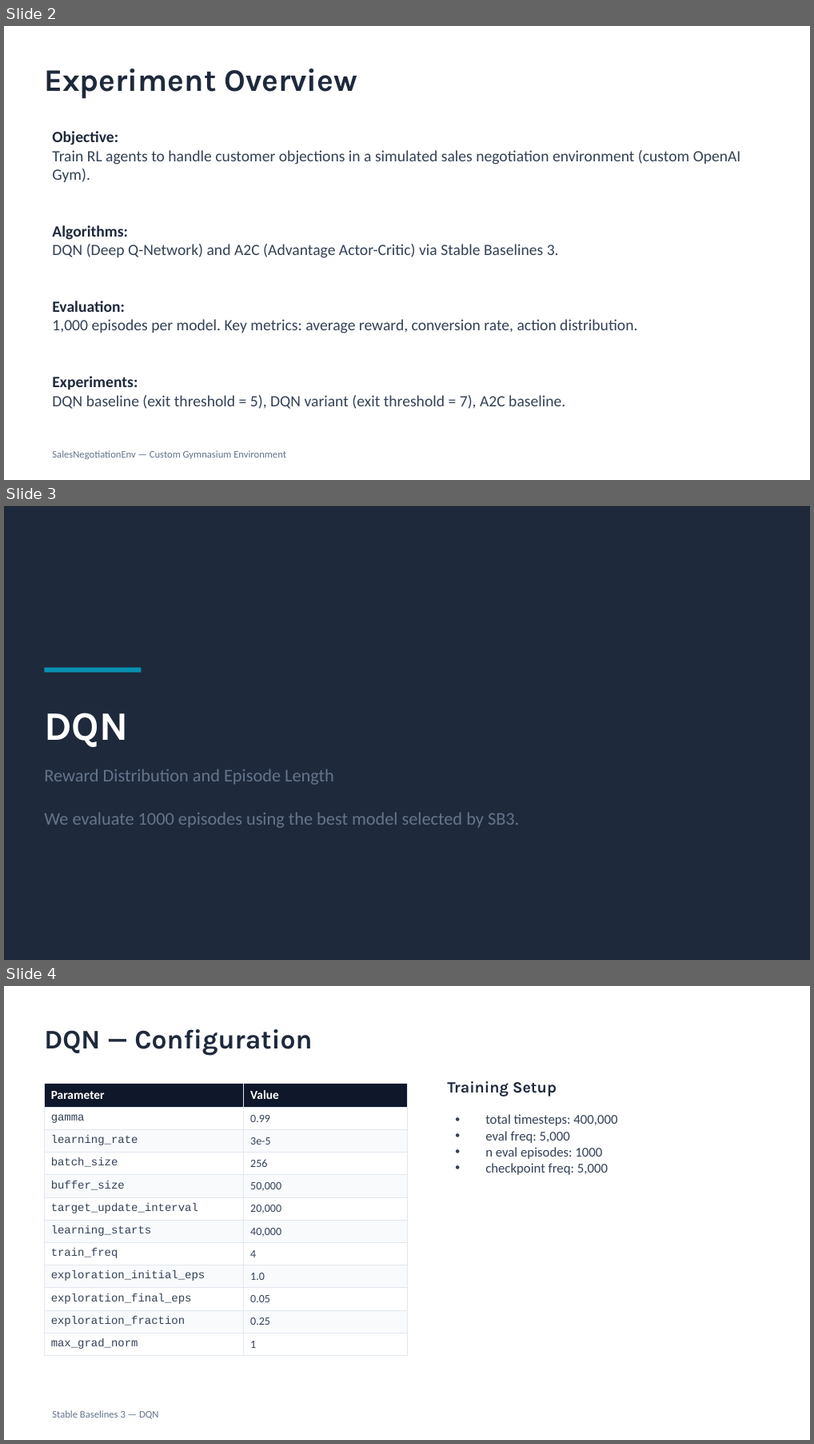
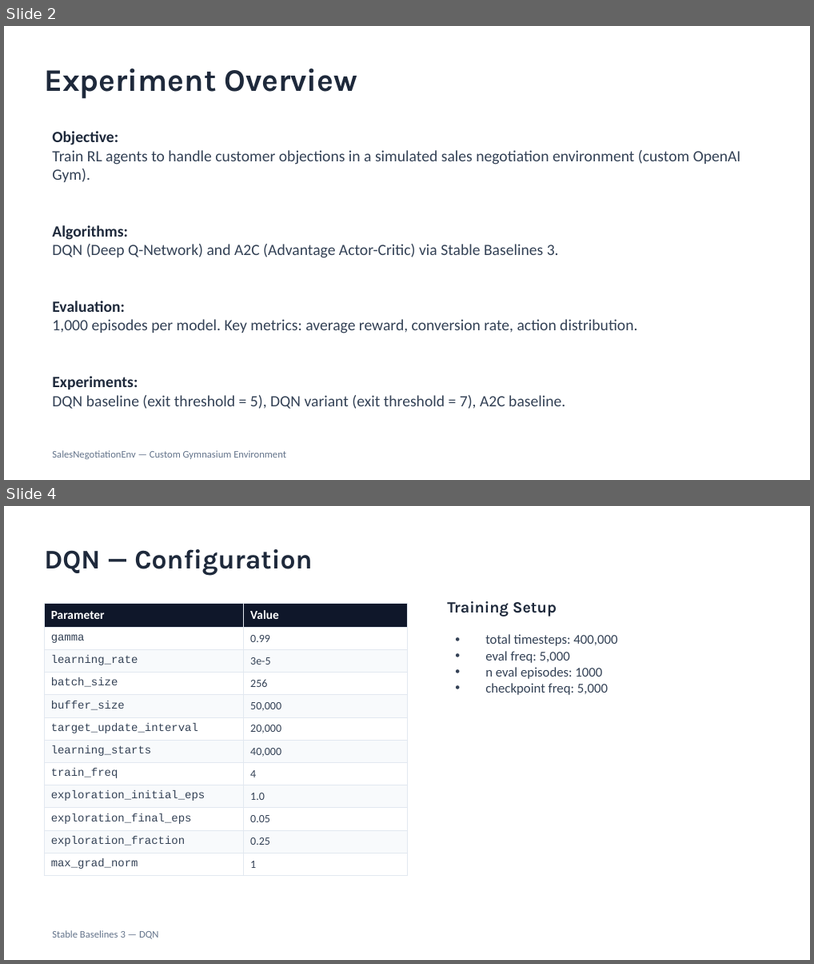
Before and after one commit to FitMAnalytics/RL_SalesTalk_Explore, a slide deck: experiment_report_0312.pptx. Shown one above the other, each under a label of ours: slides 2, 3 and 4 before the commit, slides 2 and 4 after it; the slides between them are not shown. The pictures are 814x1444 and 814x964 pixels, drawn with LibreOffice and Linux fonts; fonts in the diff are those of the drawing. Boxes give left, top, right and bottom in pixels: in the first picture for what was removed or moved away, otherwise in the second. Text is boxed around its words. In the diff, an @@ line names an element or a change of style, - is before the commit and + after.

```diff
--- a/experiment_report_0312.pptx
+++ b/experiment_report_0312.pptx
@@ slide 3 removed at box(4, 506, 810, 960), background #1E293B @@
@@ rectangle removed at box(44, 668, 141, 672) @@
@@ text removed at box(44, 712, 128, 747) @@
-DQN
@@ text removed at box(44, 768, 519, 828) @@
-Reward Distribution and Episode Length
-We evaluate 1000 episodes using the best model selected by SB3.
```
Also in this commit, not shown: 5 slides changed, 3 slides added, 1 other slide removed, 2 other files.
